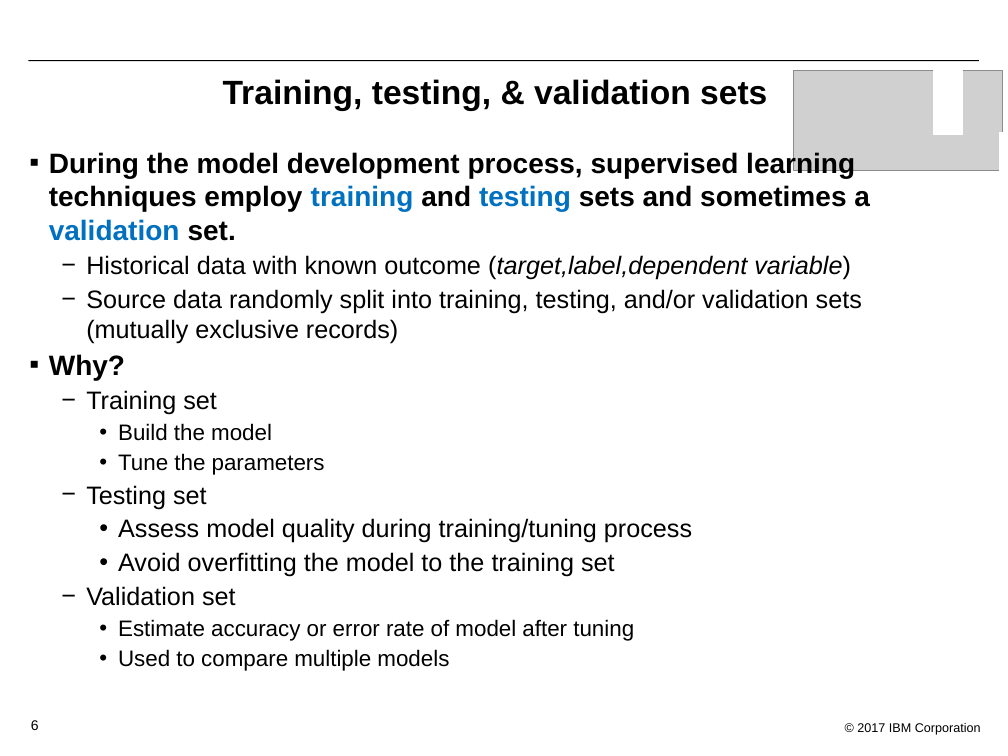
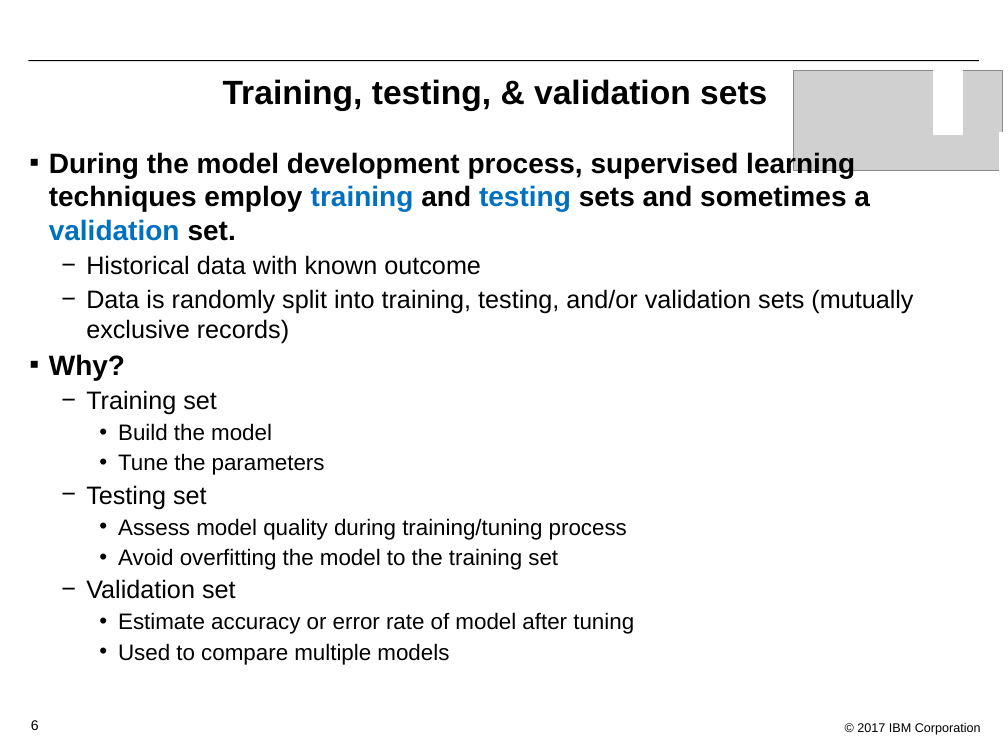
Before and after one commit to bleonardb3/Proof-of-Technology, a slide deck: slide 6 of DSX/Lab-2/Lab2-MachineLearning.pptx. Drawn at 1008x756 pixels with LibreOffice and Linux fonts; fonts in the diff are those of the drawing; grey boxes stand for pictures; background and template pictures are left out. Boxes give left, top, right and bottom in pixels: in the first picture for what was removed or moved away, otherwise in the second. Text is boxed around its words. In the diff, an @@ line names an element or a change of style, - is before the commit and + after.

Commit message:
Final presentations for 07/10

```diff
--- a/DSX/Lab-2/Lab2-MachineLearning.pptx
+++ b/DSX/Lab-2/Lab2-MachineLearning.pptx
@@ text at [86,255,913,344]: text changed @@
-  − Historical data with known outcome (target,label,dependent variable)
-  − Source data randomly split into training, testing, and/or validation sets (mutually exclusive records)
+  − Historical data with known outcome
+  − Data is randomly split into training, testing, and/or validation sets (mutually exclusive records)
@@ text at [118,518,627,570]: size 18 to 16 pt in "Assess model quality during training/tuning process", "Avoid overfitting the model to the training ..." @@
```
Also in this commit, not shown: 4 other slides changed, 1 slide added, 27 slides removed.
